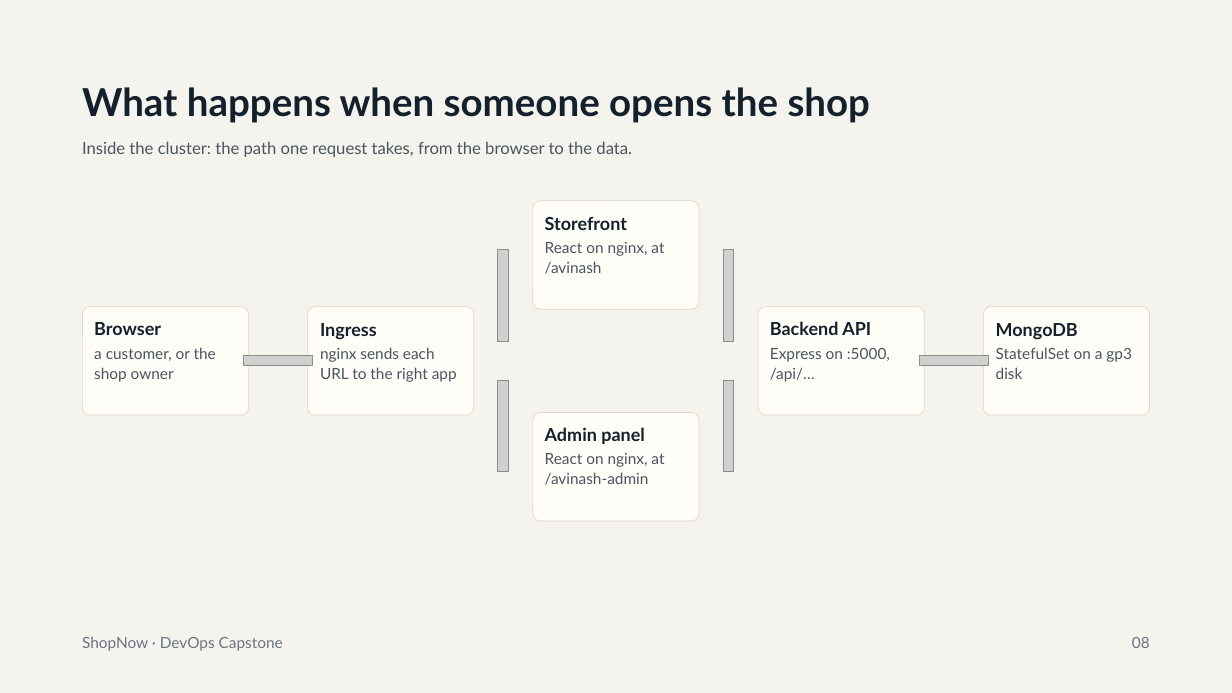
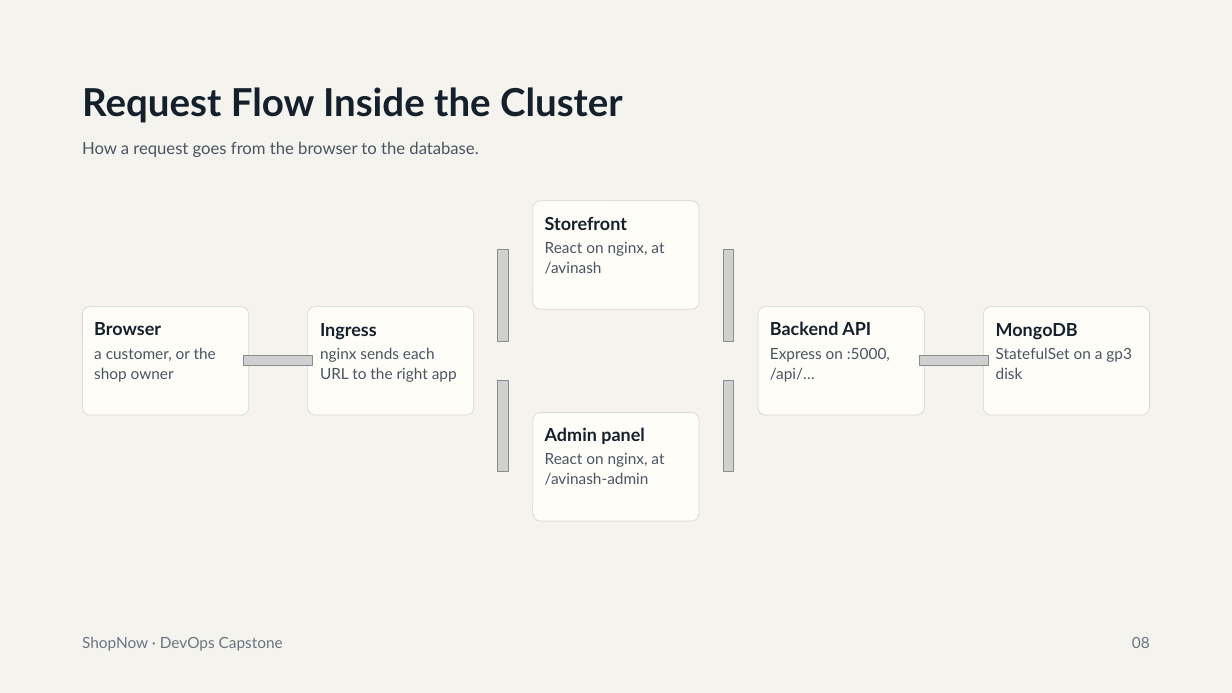
Before and after one commit to banalasusmitha/Capstone_Project-Web-Application-with-CI-CD-DevOps, a slide deck: slide 8 of final-delivery/ShopNow_DevOps_Capstone.pptx. Drawn at 1232x693 pixels with LibreOffice and Linux fonts; fonts in the diff are those of the drawing; grey boxes stand for pictures; background and template pictures are left out. Boxes give left, top, right and bottom in pixels: in the first picture for what was removed or moved away, otherwise in the second. Text is boxed around its words. In the diff, an @@ line names an element or a change of style, - is before the commit and + after.

```diff
--- a/final-delivery/ShopNow_DevOps_Capstone.pptx
+++ b/final-delivery/ShopNow_DevOps_Capstone.pptx
@@ title at <box>82,87,623,123</box>: text changed @@
-What happens when someone opens the shop
+Request Flow Inside the Cluster
@@ text at <box>82,141,478,157</box>: text changed @@
-Inside the cluster: the path one request takes, from the browser to the data.
+How a request goes from the browser to the database.
```
Also in this commit, not shown: 23 other slides changed, 11 slides added, 3 slides removed, 1 other file.
